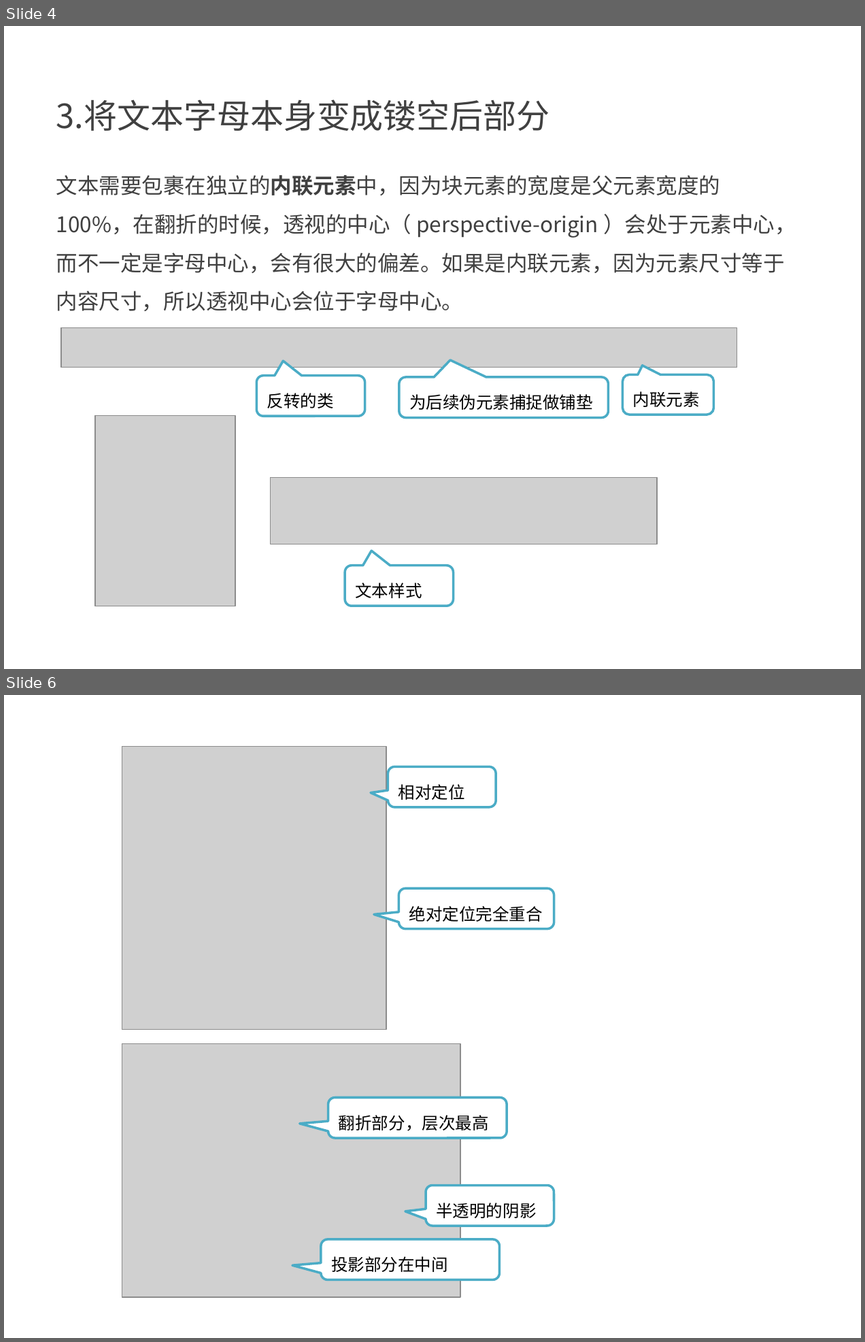
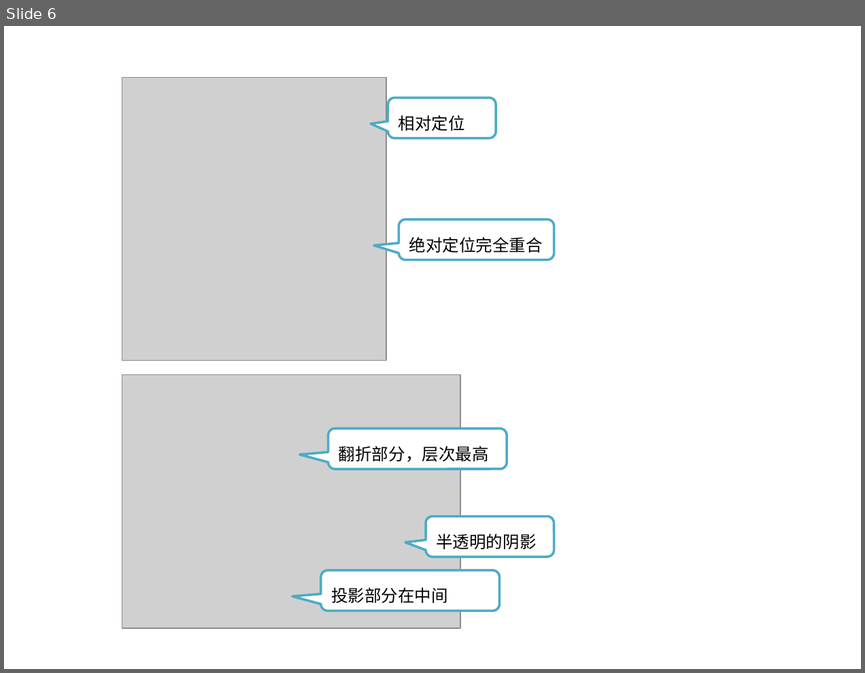
Before and after one commit to kong66/webAni, a slide deck: 6-neon/3DLetter.pptx. Shown one above the other, each under a label of ours: slides 4 and 6 before the commit, slide 6 after it; the slides between them are not shown. The pictures are 865x1342 and 865x673 pixels, drawn with LibreOffice and Linux fonts; fonts in the diff are those of the drawing; grey boxes stand for pictures. Boxes give left, top, right and bottom in pixels: in the first picture for what was removed or moved away, otherwise in the second. Text is boxed around its words. In the diff, an @@ line names an element or a change of style, - is before the commit and + after.

```diff
--- a/6-neon/3DLetter.pptx
+++ b/6-neon/3DLetter.pptx
@@ slide 4 removed at (x1=4, y1=26, x2=861, y2=669), background #FFFFFF @@
@@ text removed at (x1=56, y1=99, x2=550, y2=131) @@
-3.将文本字母本身变成镂空后部分
@@ text removed at (x1=56, y1=175, x2=796, y2=311) @@
-文本需要包裹在独立的内联元素中，因为块元素的宽度是父元素宽度的100%，在翻折的时候，透视的中心（ perspective-origin ）会处于元素中心，而不一定是字母中心，会有很大的偏差。如果是内联元素，因为元素尺寸等于内容尺寸，所以透视中心会位于字母中心。
@@ picture removed at (x1=61, y1=328, x2=738, y2=367) @@
@@ rounded speech box removed at (x1=257, y1=376, x2=364, y2=416) @@
-反转的类
@@ rounded speech box removed at (x1=399, y1=378, x2=608, y2=418) @@
-为后续伪元素捕捉做铺垫
@@ rounded speech box removed at (x1=623, y1=375, x2=713, y2=414) @@
-内联元素
@@ picture removed at (x1=95, y1=416, x2=235, y2=606) @@
@@ picture removed at (x1=271, y1=478, x2=657, y2=544) @@
@@ rounded speech box removed at (x1=345, y1=565, x2=453, y2=605) @@
-文本样式
```
Also in this commit, not shown: 3 slides changed, 2 slides added, 1 other slide removed, 1 other file.
